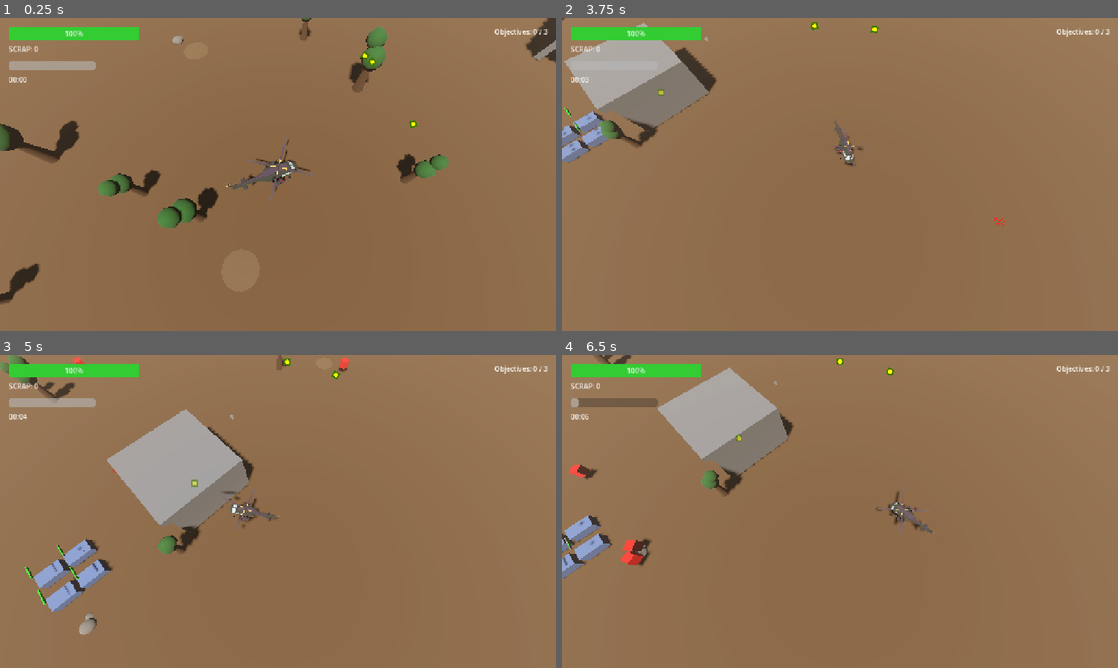
Above: before the commit, frames 1-4 (two rows, left to right).
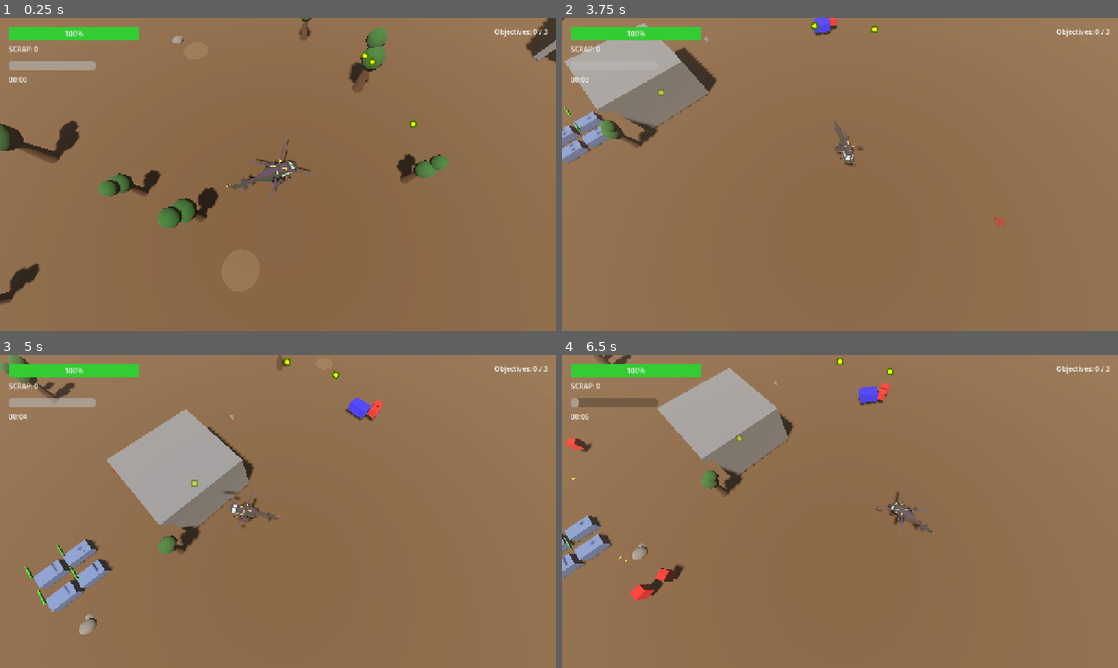
Above: after the commit, the same moments.

Repository: javiflores/helicopter
Game: Godot game, scene res://scenes/GameWorld.tscn
Two runs of this game, one before a commit and one after it. Both use one fixed random seed, a clock stepped at 60 frames per second and the inputs below.
Inputs (mouse positions are in pixels of both pictures, inside the frame that each line leads up to):
- Up to frame 1 (0.25 s): no input
- Up to frame 2 (3.75 s): move the mouse to (962, 158) at 0.52 s; hold D (move_right) 0.53-1.28 s; tap Space (dash) at 0.6 s; click (962, 158) at 0.67 s; move the mouse to (728, 190) at 1.27 s; hold S (move_back) 1.28-2.03 s; click (728, 190) at 1.35 s; move the mouse to (895, 105) at 2.02 s; hold D (move_right) 2.03-2.78 s; right-click (895, 105) at 2.1 s; move the mouse to (812, 237) at 2.77 s; hold W (move_forward) 2.78-3.53 s; tap E (interact) at 2.85 s; click (812, 237) at 2.92 s; move the mouse to (1006, 221) at 3.52 s; hold A (move_left) from 3.53 s (still down); tap F (ultimate) at 3.6 s
- Up to frame 3 (5 s): keep holding A (move_left); move the mouse to (111, 464) at 4.27 s; tap 1 at 4.35 s
- Up to frame 4 (6.5 s): move the mouse to (867, 511) at 5.02 s; release A (move_left) at 5.03 s; hold S (move_back) 5.03-5.78 s; hold 2 5.03-5.78 s; click (867, 511) at 5.17 s; move the mouse to (756, 433) at 5.77 s; hold D (move_right) from 5.78 s (still down); tap Space (dash) at 5.85 s

The runs differ from the first frame. In frame 2, 0.2% of the frame differs, in the area x 5-50%, y 0-36%; in frame 3, 0.4%; in frame 4, 1.3%, in the area x 0-59%, y 8-79%.

Commit message:
V0.1.3
-added new enemy : tank drone
-enemy scripts refractored into unique scripts
-enemy behavior scripts implemeted

Diff:
--- a/scenes/GameWorld.tscn
+++ b/scenes/GameWorld.tscn
@@ -9,6 +9,7 @@
 [ext_resource type="Script" uid="uid://yxcha6eh23lp" path="res://scripts/DungeonGenerator.gd" id="7_generator_script"]
 [ext_resource type="PackedScene" path="res://scenes/Room.tscn" id="8_room"]
 [ext_resource type="PackedScene" path="res://scenes/Environment.tscn" id="9_env"]
+[ext_resource type="PackedScene" path="res://scenes/MobDroneTank.tscn" id="10_enemy_tank"]
 
 [node name="GameWorld" type="Node3D"]
 script = ExtResource("6_level_script")
@@ -35,3 +36,4 @@
 script = ExtResource("7_generator_script")
 room_scene = ExtResource("8_room")
 enemy_scene = ExtResource("2_enemy")
+enemy_tank_scene = ExtResource("10_enemy_tank")
--- a/scenes/MobDroneScout.tscn
+++ b/scenes/MobDroneScout.tscn
@@ -1,6 +1,6 @@
 [gd_scene load_steps=2 format=3 uid="uid://enemy12345"]
 
-[ext_resource type="Script" path="res://scripts/Enemy.gd" id="1_enemy"]
+[ext_resource type="Script" path="res://scripts/MobDroneScout.gd" id="1_enemy"]
 
 [node name="Enemy" type="CharacterBody3D"]
 script = ExtResource("1_enemy")
--- /dev/null
+++ b/scenes/MobDroneTank.tscn
@@ -0,0 +1,7 @@
+[gd_scene load_steps=2 format=3 uid="uid://enemy_tank_123"]
+
+[ext_resource type="Script" path="res://scripts/MobDroneTank.gd" id="1_enemy"]
+
+[node name="EnemyTank" type="CharacterBody3D"]
+script = ExtResource("1_enemy")
+start_mob_id = "mob_drone_tank"
--- a/scenes/POIDestroy.tscn
+++ b/scenes/POIDestroy.tscn
@@ -39,6 +39,12 @@
 [node name="Turret_Right" parent="." instance=ExtResource("2_turret")]
 transform = Transform3D(1, 0, 0, 0, 1, 0, 0, 0, 1, 8, 0, 0)
 
+[node name="Turret_Front" parent="." instance=ExtResource("2_turret")]
+transform = Transform3D(1, 0, 0, 0, 1, 0, 0, 0, 1, 0, 0, 8)
+
+[node name="Turret_Back" parent="." instance=ExtResource("2_turret")]
+transform = Transform3D(1, 0, 0, 0, 1, 0, 0, 0, 1, 0, 0, -8)
+
 [node name="Label3D" type="Label3D" parent="."]
 transform = Transform3D(1, 0, 0, 0, 1, 0, 0, 0, 1, 0, 8, 0)
 billboard = 1
--- a/scripts/BossConstructor.gd
+++ b/scripts/BossConstructor.gd
@@ -143,8 +143,9 @@
 		drone.global_position.y = 1.0
 		drone.add_to_group("enemy")
 
-		if drone.has_method("configure"):
-			drone.configure("mob_drone_scout")
+		# Drone self-configures in _ready()
+		# if drone.has_method("configure"):
+		# 	drone.configure("mob_drone_scout")
 
 func build_wall():
 	# Renamed concept: Raise Rock Block
--- a/scripts/DungeonGenerator.gd
+++ b/scripts/DungeonGenerator.gd
@@ -2,6 +2,7 @@
 
 @export var room_scene: PackedScene
 @export var enemy_scene: PackedScene
+@export var enemy_tank_scene: PackedScene
 
 var current_rooms: Array = []
 
@@ -129,7 +130,12 @@
 	var count = randi() % 2 + 1
 	for j in range(count):
 		var point = points.pick_random()
-		var enemy = enemy_scene.instantiate()
+		# 30% chance for Tank if configured, else Standard
+		var chosen_scene = enemy_scene
+		if enemy_tank_scene and randf() < 0.3:
+			chosen_scene = enemy_tank_scene
+
+		var enemy = chosen_scene.instantiate()
 		add_child(enemy)
 		enemy.global_position = point
 		# Optional: configure enemy type based on biome in future
--- a/scripts/Enemy.gd
+++ /dev/null
@@ -1,171 +0,0 @@
-extends CharacterBody3D
-
-var mob_id: String
-var stats: Dictionary = {}
-
-var health: float = 10.0
-
-enum State { IDLE, CHASE, ATTACK }
-var current_state = State.IDLE
-var player: Node3D = null
-
-var move_speed: float = 5.0
-var detection_range: float = 20.0
-var attack_range: float = 8.0
-var attack_cooldown: float = 0.0
-
-var target_override: Node3D = null
-
-@export var start_mob_id: String = "mob_drone_scout"
-
-func _ready():
-	add_to_group("enemies")
-	if start_mob_id != "":
-		configure(start_mob_id)
-
-	# Find player
-	var players = get_tree().get_nodes_in_group("player")
-	if players.size() > 0:
-		player = players[0]
-
-	# Collision Settings
-	collision_layer = 4 # Layer 3: Enemy (Value 4)
-	collision_mask = 7  # Mask 1(World) + 2(Player) + 4(Enemy) = 7. Collide with everything.
-	motion_mode = MOTION_MODE_FLOATING
-
-func configure(id: String):
-	mob_id = id
-	var mobs_db = GameManager.game_data.get("enemies", {}).get("mobs", {})
-	if id in mobs_db:
-		var data = mobs_db[id]
-		stats = data.get("stats", {})
-		health = float(stats.get("health", 10.0))
-
-		var speed_str = data.get("speed", "5")
-		move_speed = float(speed_str)
-
-		print("Enemy Configured: ", id, " HP: ", health, " Speed: ", move_speed)
-
-		setup_visuals(data)
-	else:
-		print("Mob ID not found: ", id)
-
-func _physics_process(delta):
-	var target = player
-	if is_instance_valid(target_override):
-		target = target_override
-	elif not is_instance_valid(player):
-		# Try looking again if player spawned late
-		var players = get_tree().get_nodes_in_group("player")
-		if players.size() > 0: player = players[0]
-		return
-
-	if not is_instance_valid(target): return
-
-	var dist = global_position.distance_to(target.global_position)
-
-	match current_state:
-		State.IDLE:
-			if dist < detection_range:
-				current_state = State.CHASE
-
-		State.CHASE:
-			if dist > detection_range * 1.5:
-				current_state = State.IDLE
-				velocity = Vector3.ZERO
-			elif dist < attack_range:
-				current_state = State.ATTACK
-			else:
-				# Move towards target
-				var direction = (target.global_position - global_position).normalized()
-				# Ignore Y difference
-				direction.y = 0
-				velocity = direction * move_speed
-
-				# Face target
-				var target_look = Vector3(target.global_position.x, global_position.y, target.global_position.z)
-				if global_position.distance_squared_to(target_look) > 0.1:
-					look_at(target_look, Vector3.UP)
-
-		State.ATTACK:
-			if dist > attack_range * 1.2:
-				current_state = State.CHASE
-			else:
-				# Stop and Face target
-				velocity = Vector3.ZERO
-				var target_look = Vector3(target.global_position.x, global_position.y, target.global_position.z)
-				if global_position.distance_squared_to(target_look) > 0.1:
-					look_at(target_look, Vector3.UP)
-
-				# Fire weapon
-				attack_cooldown -= delta
-				if attack_cooldown <= 0:
-					attack_cooldown = 1.0 # 1 second fire rate
-					fire_weapon(target)
-
-	move_and_slide()
-
-func setup_visuals(_data):
-	# Placeholder Red Cube
-	var mesh_inst = MeshInstance3D.new()
-	var box = BoxMesh.new()
-	box.size = Vector3(1, 1, 1)
-	mesh_inst.mesh = box
-
-	var material = StandardMaterial3D.new()
-	material.albedo_color = Color.RED
-	mesh_inst.set_surface_override_material(0, material)
-
-	add_child(mesh_inst)
-
-	var col = CollisionShape3D.new()
-	var shape = BoxShape3D.new()
-	shape.size = Vector3(1, 2, 1) # Taller collider to catch projectiles
-	col.shape = shape
-	add_child(col)
-
-func take_damage(amount: float):
-	health -= amount
-	print(mob_id, " took ", amount, " damage. HP: ", health)
-	if health <= 0:
-		die()
-
-var pickup_scene = preload("res://scenes/Pickup.tscn")
-
-func die():
-	print(mob_id, " DESTROYED.")
-
-	# Drop Loot
-	if pickup_scene:
-		var pickup = pickup_scene.instantiate()
-		get_parent().add_child(pickup)
-		pickup.global_position = global_position
-		# Randomize amount?
-		pickup.amount = randi_range(1, 5)
-
-	queue_free()
-
-func reset_target():
-	target_override = null
-
-func fire_weapon(target_node = null):
-	var proj_scene = preload("res://scenes/Projectile.tscn")
-	var proj = proj_scene.instantiate()
-	get_parent().add_child(proj)
-
-	# Spawn at enemy position but slightly forward
-	var spawn_pos = global_position - global_transform.basis.z * 1.5 # Forward is -Z
-	spawn_pos.y = 1.5 # Match height
-	proj.global_position = spawn_pos
-
-	var actual_target = player
-	if target_node: actual_target = target_node
-
-	if not is_instance_valid(actual_target): return
-
-	# Configure: damage 5, range 20, speed 15
-	proj.configure(5.0, 20.0, 15.0, self)
-
-	# Target Player directly
-	var target_vector = (actual_target.global_position - spawn_pos).normalized()
-	proj.velocity = target_vector * 15.0
--- /dev/null
+++ b/scripts/MobDroneScout.gd
@@ -0,0 +1,229 @@
+extends CharacterBody3D
+
+# MobDroneScout: Fast, low health, agile.
+
+var mob_id: String = "mob_drone_scout"
+var stats: Dictionary = {}
+
+var health: float = 30.0
+var move_speed: float = 10.0
+var detection_range: float = 30.0
+var attack_range: float = 18.0
+var attack_cooldown: float = 0.0
+var fire_rate: float = 1.0 # Standard fire rate
+var damage: float = 5.0
+var burst_count: int = 3
+var current_burst_shots: int = 0
+var burst_delay: float = 0.15
+var burst_timer: float = 0.0
+
+enum State { IDLE, CHASE, ATTACK, SEEK_COVER }
+var current_state = State.IDLE
+var player: Node3D = null
+var target_override: Node3D = null
+var cover_tank: Node3D = null
+
+var pickup_scene = preload("res://scenes/Pickup.tscn")
+var projectile_scene = preload("res://scenes/Projectile.tscn")
+
+func _ready():
+	add_to_group("enemies")
+	configure()
+
+	# Find player
+	var players = get_tree().get_nodes_in_group("player")
+	if players.size() > 0:
+		player = players[0]
+
+	# Collision Settings
+	collision_layer = 4
+	collision_mask = 7
+	motion_mode = MOTION_MODE_FLOATING
+
+func configure():
+	# Load stats from JSON if needed, or just hardcode for specific script
+	var mobs_db = GameManager.game_data.get("enemies", {}).get("mobs", {})
+	if mob_id in mobs_db:
+		var data = mobs_db[mob_id]
+		var stat_data = data.get("stats", {})
+		health = float(stat_data.get("health", 30.0))
+		damage = float(stat_data.get("damage", 5.0))
+		move_speed = float(data.get("speed", "10"))
+
+		print("Scout Configured: HP:", health, " Spd:", move_speed)
+		setup_visuals()
+
+func _physics_process(delta):
+	var target = player
+	if is_instance_valid(target_override):
+		target = target_override
+	elif not is_instance_valid(player):
+		var players = get_tree().get_nodes_in_group("player")
+		if players.size() > 0: player = players[0]
+		return
+
+	if not is_instance_valid(target): return
+
+	var dist = global_position.distance_to(target.global_position)
+
+	# Logic to switch to SEEK_COVER
+	if current_state != State.SEEK_COVER and randf() < 0.05:
+		var tank = find_nearby_tank()
+		if tank and tank.has_method("can_provide_cover") and tank.can_provide_cover():
+			cover_tank = tank
+			cover_tank.register_cover()
+			current_state = State.SEEK_COVER
+
+	match current_state:
+		State.IDLE:
+			if dist < detection_range:
+				current_state = State.CHASE
+
+		State.CHASE:
+			if dist > detection_range * 1.5:
+				current_state = State.IDLE
+				velocity = Vector3.ZERO
+			elif dist < attack_range:
+				current_state = State.ATTACK
+			else:
+				move_towards(target.global_position, move_speed)
+				face_target(target.global_position)
+
+		State.ATTACK:
+			if dist > attack_range * 1.2:
+				current_state = State.CHASE
+			else:
+				velocity = Vector3.ZERO
+				face_target(target.global_position)
+
+				attack_cooldown -= delta
+				if attack_cooldown <= 0:
+					attack_cooldown = fire_rate
+					fire_weapon(target)
+
+		State.SEEK_COVER:
+			if not is_instance_valid(cover_tank) or not is_instance_valid(target):
+				if is_instance_valid(cover_tank) and cover_tank.has_method("unregister_cover"):
+					cover_tank.unregister_cover()
+				current_state = State.CHASE
+				cover_tank = null
+			else:
+				# Always reduce cooldown so we engage eventually
+				if attack_cooldown > 0:
+					attack_cooldown -= delta
+					# Reset burst state while cooling down
+					current_burst_shots = 0
+					burst_timer = 0.0
+
+				var tank_pos = cover_tank.global_position
+				var threat_pos = target.global_position
+				var dir_threat_to_tank = (tank_pos - threat_pos).normalized()
+
+				var desired_pos = Vector3.ZERO
+				var is_peeking = (attack_cooldown <= 0) # Ready to fire sequence
+
+				if is_peeking:
+					# PEEK: Move to the side of the tank
+					var right = dir_threat_to_tank.cross(Vector3.UP).normalized()
+					var peek_offset = right * 2.0
+					desired_pos = tank_pos + peek_offset + (dir_threat_to_tank * 0.5)
+				else:
+					# COVER: Move behind the tank
+					desired_pos = tank_pos + (dir_threat_to_tank * 2.5)
+
+				if global_position.distance_to(desired_pos) > 0.5:
+					move_towards(desired_pos, move_speed)
+				else:
+					velocity = Vector3.ZERO
+					face_target(threat_pos)
+
+					# BURST FIRE LOGIC
+					if is_peeking and dist < attack_range:
+						burst_timer -= delta
+						if burst_timer <= 0:
+							fire_weapon(target)
+							current_burst_shots += 1
+							burst_timer = burst_delay
+
+							if current_burst_shots >= burst_count:
+								# Burst complete, trigger cooldown to hide
+								attack_cooldown = fire_rate
+
+				# If Tank dies or moves too far logic handles implicitly by re-check loop or physics
+
+	move_and_slide()
+
+func move_towards(target_pos, speed):
+	var direction = (target_pos - global_position).normalized()
+	direction.y = 0
+	velocity = direction * speed
+
+func face_target(target_pos):
+	var target_look = Vector3(target_pos.x, global_position.y, target_pos.z)
+	if global_position.distance_squared_to(target_look) > 0.1:
+		look_at(target_look, Vector3.UP)
+
+func find_nearby_tank() -> Node3D:
+	var enemies = get_tree().get_nodes_in_group("enemies")
+	var closest_tank = null
+	var min_dist = 15.0
+
+	for enemy in enemies:
+		if enemy == self or not is_instance_valid(enemy): continue
+		if enemy.get("mob_id") == "mob_drone_tank":
+			var d = global_position.distance_to(enemy.global_position)
+			if d < min_dist:
+				min_dist = d
+				closest_tank = enemy
+	return closest_tank
+
+func fire_weapon(target_node):
+	var proj = projectile_scene.instantiate()
+	get_parent().add_child(proj)
+
+	var spawn_pos = global_position - global_transform.basis.z * 1.0 # Forward is -Z
+	spawn_pos.y = 1.0
+	proj.global_position = spawn_pos
+
+	proj.configure(damage, 20.0, 15.0, self)
+
+	var target_vector = (target_node.global_position - spawn_pos).normalized()
+	proj.velocity = target_vector * 15.0
+
+func take_damage(amount: float):
+	health -= amount
+	if health <= 0:
+		die()
+
+func die():
+	if is_instance_valid(cover_tank) and cover_tank.has_method("unregister_cover"):
+		cover_tank.unregister_cover()
+
+	if pickup_scene:
+		var pickup = pickup_scene.instantiate()
+		get_parent().add_child(pickup)
+		pickup.global_position = global_position
+		pickup.amount = randi_range(1, 3) # Scouts drop less
+	queue_free()
+
+func reset_target():
+	target_override = null
+
+func setup_visuals():
+	# Visuals for Scout (Red, Small)
+	var mesh_inst = MeshInstance3D.new()
+	var box = BoxMesh.new()
+	box.size = Vector3(1, 1, 1)
+	mesh_inst.mesh = box
+
+	var material = StandardMaterial3D.new()
+	material.albedo_color = Color.RED
+	mesh_inst.set_surface_override_material(0, material)
+
+	add_child(mesh_inst)
+
+	var col = CollisionShape3D.new()
+	var shape = BoxShape3D.new()
+	shape.size = Vector3(1, 2, 1)
+	col.shape = shape
+	add_child(col)
--- /dev/null
+++ b/scripts/MobDroneTank.gd
@@ -0,0 +1,224 @@
+extends CharacterBody3D
+
+# MobDroneTank: Slow, high health, heavy shooter.
+
+var mob_id: String = "mob_drone_tank"
+var stats: Dictionary = {}
+
+var health: float = 120.0
+var move_speed: float = 5.0
+var detection_range: float = 25.0
+var attack_range: float = 14.0 # Longer range
+var attack_cooldown: float = 0.0
+var fire_rate: float = 0.25 # FAST fire rate
+var damage: float = 10.0
+
+enum State { IDLE, CHASE, ATTACK, PROTECT }
+var current_state = State.IDLE
+var player: Node3D = null
+var target_override: Node3D = null
+var protect_target: Node3D = null
+
+var max_cover_slots: int = 2
+var current_cover_slots: int = 0
+
+var pickup_scene = preload("res://scenes/Pickup.tscn")
+var projectile_scene = preload("res://scenes/Projectile.tscn")
+
+func _ready():
+	add_to_group("enemies")
+	configure()
+
+	# Find player
+	var players = get_tree().get_nodes_in_group("player")
+	if players.size() > 0:
+		player = players[0]
+
+	# Collision Settings
+	collision_layer = 4
+	collision_mask = 7
+	motion_mode = MOTION_MODE_FLOATING
+
+func configure():
+	var mobs_db = GameManager.game_data.get("enemies", {}).get("mobs", {})
+	if mob_id in mobs_db:
+		var data = mobs_db[mob_id]
+		var stat_data = data.get("stats", {})
+		health = float(stat_data.get("health", 120.0))
+		damage = float(stat_data.get("damage", 10.0))
+		move_speed = float(data.get("speed", "5"))
+
+		print("Tank Configured: HP:", health, " Spd:", move_speed)
+		setup_visuals()
+
+func _physics_process(delta):
+	var target = player
+	if is_instance_valid(target_override):
+		target = target_override
+	elif not is_instance_valid(player):
+		var players = get_tree().get_nodes_in_group("player")
+		if players.size() > 0: player = players[0]
+		return
+
+	if not is_instance_valid(target): return
+
+	var dist = global_position.distance_to(target.global_position)
+
+	# 1. Bunker Mode: If we have cover slots used, stop to provide stable cover.
+	# 2. Re-engage: If target gets too far (> 1.5x range), break bunker and move.
+	var is_bunkered = (current_cover_slots > 0)
+	var needs_reengage = (dist > attack_range * 1.5)
+
+	# Chance to switch to PROTECT
+	if current_state != State.PROTECT and randf() < 0.02:
+		# If bunkered, only switch if we really need to move
+		if not is_bunkered or needs_reengage:
+			var ally = find_ally_to_protect()
+			if ally:
+				protect_target = ally
+				current_state = State.PROTECT
+
+	match current_state:
+		State.IDLE:
+			if dist < detection_range:
+				current_state = State.CHASE
+
+		State.CHASE:
+			if dist > detection_range * 1.5:
+				current_state = State.IDLE
+				velocity = Vector3.ZERO
+			elif dist < attack_range:
+				current_state = State.ATTACK
+			else:
+				# If Bunkered and in range, HOLD POSITION
+				if is_bunkered and not needs_reengage:
+					velocity = Vector3.ZERO
+					face_target(target.global_position)
+				else:
+					move_towards(target.global_position, move_speed)
+					face_target(target.global_position)
+
+		State.ATTACK:
+			if dist > attack_range * 1.5:
+				current_state = State.CHASE
+			else:
+				velocity = Vector3.ZERO
+				face_target(target.global_position)
+
+				attack_cooldown -= delta
+				if attack_cooldown <= 0:
+					attack_cooldown = fire_rate
+					fire_weapon(target)
+
+		State.PROTECT:
+			if not is_instance_valid(protect_target) or not is_instance_valid(target):
+				current_state = State.CHASE
+				protect_target = null
+			else:
+				# If Bunkered and in range, HOLD POSITION
+				if is_bunkered and not needs_reengage:
+					velocity = Vector3.ZERO
+					face_target(target.global_position)
+				else:
+					# Interpose: Midpoint between Ally and Threat
+					var ally_pos = protect_target.global_position
+					var threat_pos = target.global_position
+					var protect_pos = ally_pos.lerp(threat_pos, 0.4)
+
+					if global_position.distance_to(protect_pos) > 1.0:
+						move_towards(protect_pos, move_speed)
+					else:
+						velocity = Vector3.ZERO
+
+					face_target(threat_pos)
+
+				if dist < attack_range:
+					attack_cooldown -= delta
+					if attack_cooldown <= 0:
+						attack_cooldown = fire_rate
+						fire_weapon(target)
+
+	move_and_slide()
+
+func move_towards(target_pos, speed):
+	var direction = (target_pos - global_position).normalized()
+	direction.y = 0
+	velocity = direction * speed
+
+func face_target(target_pos):
+	var target_look = Vector3(target_pos.x, global_position.y, target_pos.z)
+	if global_position.distance_squared_to(target_look) > 0.1:
+		look_at(target_look, Vector3.UP)
+
+func find_ally_to_protect() -> Node3D:
+	var enemies = get_tree().get_nodes_in_group("enemies")
+	var closest_ally = null
+	var min_dist = 15.0
+
+	for enemy in enemies:
+		if enemy == self or not is_instance_valid(enemy): continue
+		if enemy.get("mob_id") == "mob_drone_scout":
+			var d = global_position.distance_to(enemy.global_position)
+			if d < min_dist:
+				min_dist = d
+				closest_ally = enemy
+	return closest_ally
+
+func can_provide_cover() -> bool:
+	return current_cover_slots < max_cover_slots
+
+func register_cover():
+	current_cover_slots += 1
+
+func unregister_cover():
+	current_cover_slots = max(0, current_cover_slots - 1)
+
+func fire_weapon(target_node):
+	var proj = projectile_scene.instantiate()
+	get_parent().add_child(proj)
+
+	var spawn_pos = global_position - global_transform.basis.z * 1.5
+	spawn_pos.y = 1.5
+	proj.global_position = spawn_pos
+
+	# Tank projectiles: Slower (12) but hit harder
+	proj.configure(damage, 25.0, 12.0, self)
+
+	var target_vector = (target_node.global_position - spawn_pos).normalized()
+	proj.velocity = target_vector * 12.0
+
+func take_damage(amount: float):
+	health -= amount
+	if health <= 0:
+		die()
+
+func die():
+	if pickup_scene:
+		var pickup = pickup_scene.instantiate()
+		get_parent().add_child(pickup)
+		pickup.global_position = global_position
+		pickup.amount = randi_range(3, 8) # Tank drops more
+	queue_free()
+
+func reset_target():
+	target_override = null
+
+func setup_visuals():
+	# Visuals for Tank (Blue, Large)
+	var mesh_inst = MeshInstance3D.new()
+	var box = BoxMesh.new()
+	box.size = Vector3(1, 1, 1)
+	mesh_inst.mesh = box
+	mesh_inst.scale = Vector3(2.5, 1.2, 1.5) # Wider (2.5) for better cover
+
+	var material = StandardMaterial3D.new()
+	material.albedo_color = Color.BLUE
+	mesh_inst.set_surface_override_material(0, material)
+
+	add_child(mesh_inst)
+
+	var col = CollisionShape3D.new()
+	var shape = BoxShape3D.new()
+	shape.size = Vector3(2.5, 2, 1.5) # Wider collision
+	col.shape = shape
+	add_child(col)
Not shown, removed: scripts/Enemy.gd.uid
Not shown, added: scripts/MobDroneScout.gd.uid
Not shown, added: scripts/MobDroneTank.gd.uid
